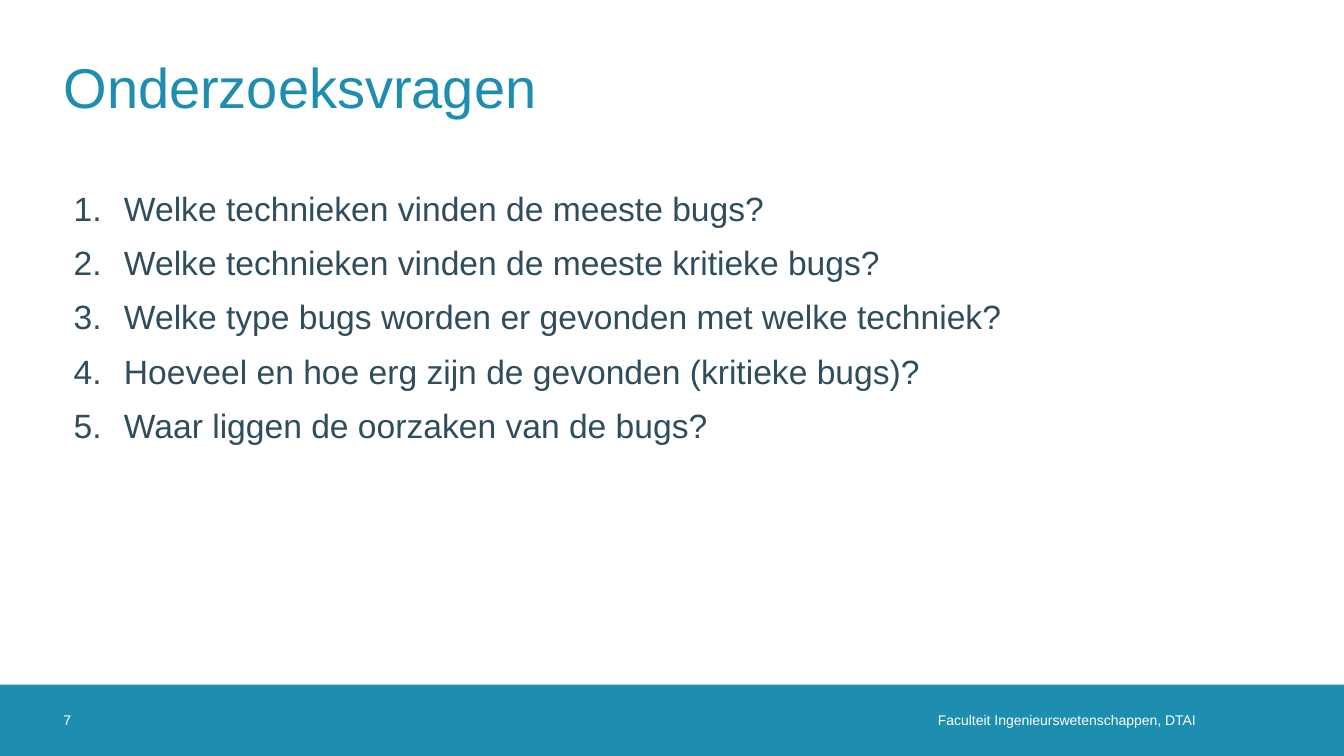
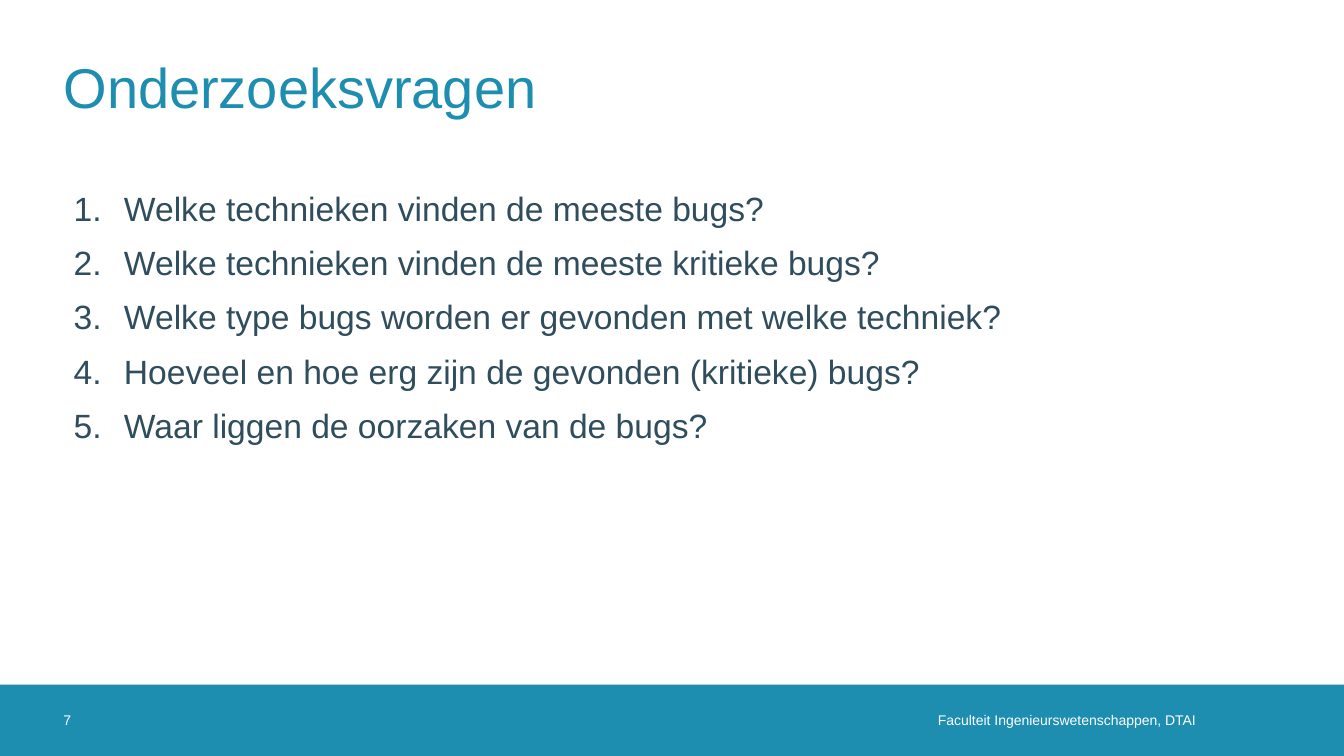
Before and after one commit to rubenkindt/Masterproef-paper-RubenKindt, a slide deck: slide 7 of Milestones/M10 defence/M10.pptx. Drawn at 1344x756 pixels with LibreOffice and Linux fonts; fonts in the diff are those of the drawing; background and template pictures are left out. Boxes give left, top, right and bottom in pixels: in the first picture for what was removed or moved away, otherwise in the second. Text is boxed around its words. In the diff, an @@ line names an element or a change of style, - is before the commit and + after.

```diff
--- a/Milestones/M10 defence/M10.pptx
+++ b/Milestones/M10 defence/M10.pptx
@@ text at [124,359,920,391]: text changed @@
-4. Hoeveel en hoe erg zijn de gevonden (kritieke bugs)?
+4. Hoeveel en hoe erg zijn de gevonden (kritieke) bugs?
```
Also in this commit, not shown: 1 other slide changed, 1 other file.
